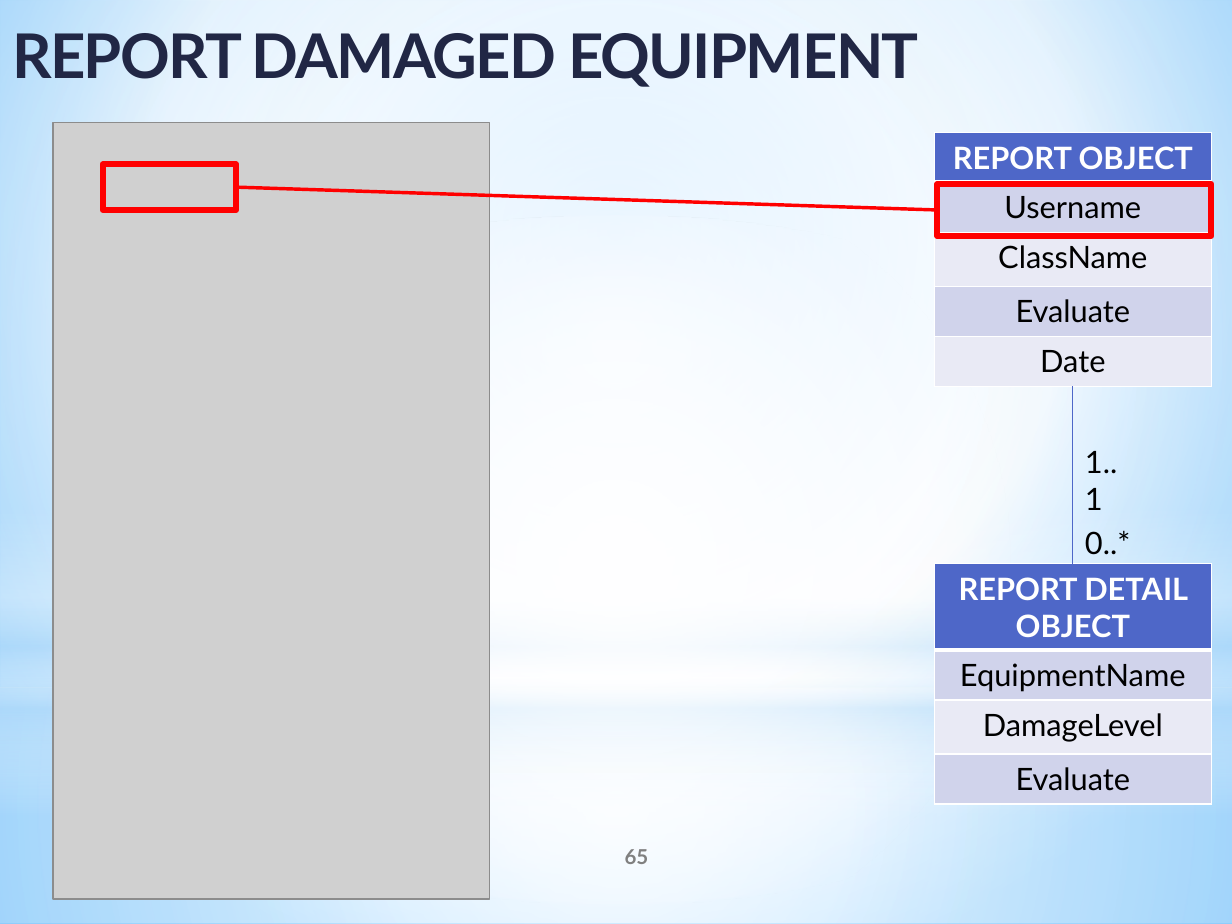
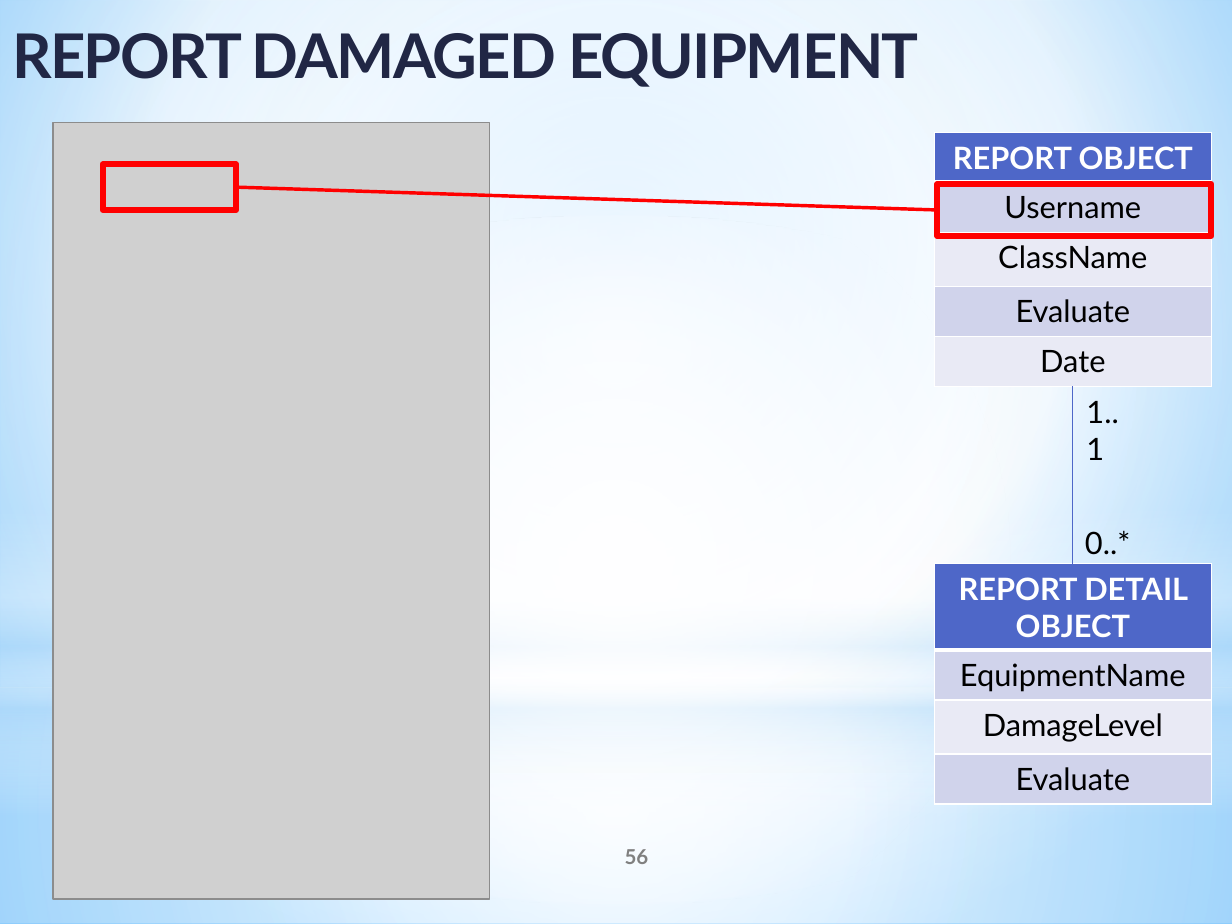
Before and after one commit to tranquang9a1/ECRM, a slide deck: slide 56 of Document/ECRM-Presentation v5.pptx (slide 65 before the commit). Drawn at 1232x924 pixels with LibreOffice and Linux fonts; fonts in the diff are those of the drawing; grey boxes stand for pictures. Boxes give left, top, right and bottom in pixels: in the first picture for what was removed or moved away, otherwise in the second. Text is boxed around its words. In the diff, an @@ line names an element or a change of style, - is before the commit and + after.

```diff
--- a/Document/ECRM-Presentation v5.pptx
+++ b/Document/ECRM-Presentation v5.pptx
@@ text "1..1": place and size @@
-text "1..1" at <box>1085,451,1117,510</box>
+text "1..1" at <box>1086,401,1118,460</box>
@@ page number at <box>625,849,649,864</box>: text changed @@
-65
+56
```
Also in this commit, not shown: 7 other slides changed, 9 slides removed.
